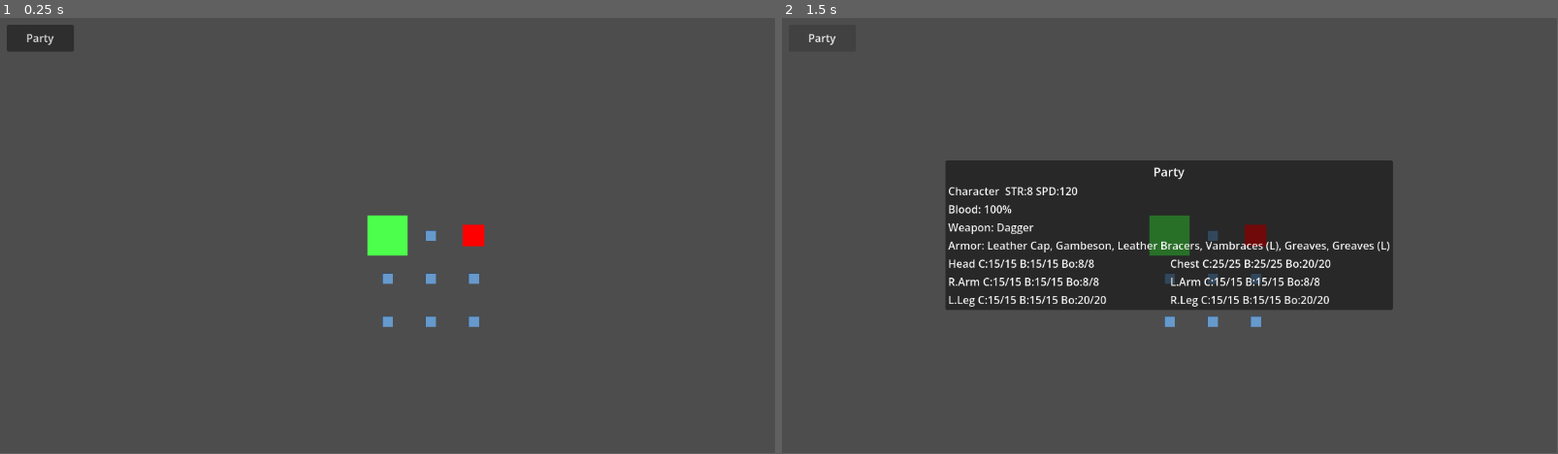
Above: before the commit, frames 1-2 (left to right).
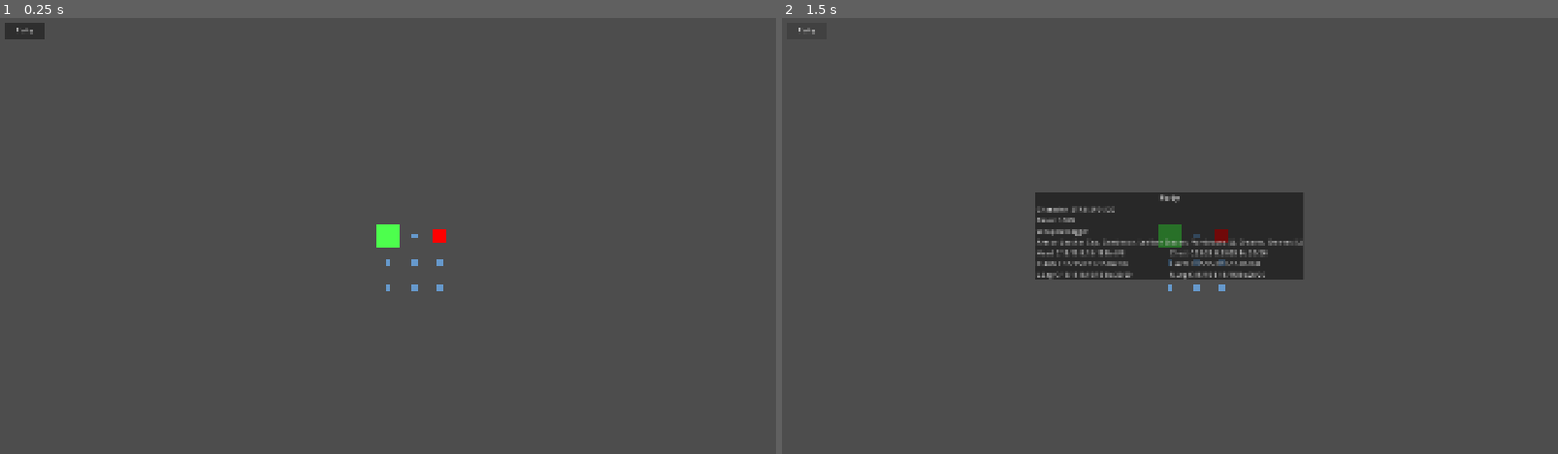
Above: after the commit, the same moments.

Repository: Evernight27/FallenPaths
Game: Godot game, scene res://main.tscn
Same seed, same stepped clock (60 frames per second), same inputs: the game is played once before the commit and once after it.
Inputs:
- Up to frame 1 (0.25 s): no input
- Up to frame 2 (1.5 s): click "Party" at 0.5 s; tap Enter at 1.25 s; hold D from 1.28 s (still down)
In our replay, the window is 799x449 before the commit and 800x450 after it. These sizes can differ from the game's own. Grey fills any space a smaller window leaves; there, only what the larger window draws over its background counts as a difference.

The runs differ from the first frame. In frame 1, 1.3% of the frame differs, in the area x 0-63%, y 1-71%; in frame 2, 14%, in the area x 2-79%, y 2-71%.

Commit message:
added scaling for laptop

Diff:
--- a/character.gd
+++ b/character.gd
@@ -60,6 +60,9 @@
 
 func is_dead() -> bool:
 	return _combat_body.is_dead() if _combat_body else true
+
+func get_death_reason() -> String:
+	return _combat_body.get_death_reason() if _combat_body else "no_combat_body"
 
 func take_damage(amount: int, part: String, damage_type: String = "BLUNT", penetration_sharp: float = -1.0, penetration_blunt: float = -1.0) -> Dictionary:
 	if _combat_body:
--- a/core/CoreEntity.gd
+++ b/core/CoreEntity.gd
@@ -199,6 +199,19 @@
 		if body_cutting.get(part, 0) <= 0 or body_blunt.get(part, 0) <= 0:
 			return true
 	return false
+
+# Returns a short string describing why this entity is dead (for combat/debug logging). Call only when is_dead() is true.
+func get_death_reason() -> String:
+	if blood_volume <= _Bleeding.BLOOD_LOSS_DEATH_THRESHOLD:
+		return "blood_loss (volume=%.1f <= threshold %.1f)" % [blood_volume, _Bleeding.BLOOD_LOSS_DEATH_THRESHOLD]
+	for part in _get_vital_parts():
+		if _is_part_destroyed(part):
+			return "vital_part_destroyed (%s severed/crushed)" % part
+		var cut: int = body_cutting.get(part, 0)
+		var blunt: int = body_blunt.get(part, 0)
+		if cut <= 0 or blunt <= 0:
+			return "vital_part_zero (%s cut=%d blunt=%d)" % [part, cut, blunt]
+	return "unknown"
 
 # Optional penetration (mm RHA sharp, MPa blunt). If < 0, defaults are used when armor is present.
 # Damage above BONE_DAMAGE_THRESHOLD splits: fraction to bone (fracture/break); rest to tissue. Severance when tissue 0 and bone 0.
@@ -261,9 +274,12 @@
 		if blunt_pre_val > 0.0:
 			var result_blunt: Dictionary = armor_var.apply_damage(blunt_pre_val, DAMAGE_TYPE_BLUNT, 0.0, pen_b)
 			final_blunt += maxf(0.0, result_blunt.get("damage", 0.0))
+		print("[Damage apply] %s %s: armor on | pre cut=%.1f blunt=%.1f pen_s=%.2f pen_b=%.2f => post cut=%.1f blunt=%.1f" % [name, part, cut_pre_val, blunt_pre_val, pen_s, pen_b, final_cut, final_blunt])
 	else:
 		final_cut = cut_pre_val
 		final_blunt = blunt_pre_val
+		if cut_pre_val > 0.0 or blunt_pre_val > 0.0:
+			print("[Damage apply] %s %s: no armor | pre cut=%.1f blunt=%.1f => tissue cut=%.1f blunt=%.1f" % [name, part, cut_pre_val, blunt_pre_val, final_cut, final_blunt])
 
 	var total_final: float = final_cut + final_blunt
 	if total_final <= 0.0:
@@ -288,6 +304,7 @@
 	if total_final > 0.0:
 		to_cut = int(roundf(total_tissue * (final_cut / total_final)))
 		to_blunt = maxi(0, to_tissue_total - to_cut)
+	print("[Damage apply] %s %s (%s): bone threshold=%d fraction=%.2f => to_bone=%d to_tissue=%d (cut=%d blunt=%d)" % [name, part, sub_region, bone_threshold, bone_fraction, to_bone, to_tissue_total, to_cut, to_blunt])
 	body_cutting[part] = max(0, body_cutting[part] - to_cut)
 	body_blunt[part] = max(0, body_blunt[part] - to_blunt)
 	bone_health[part] = max(0, bone_health[part] - to_bone)
--- a/main.gd
+++ b/main.gd
@@ -10,6 +10,13 @@
 	return Vector2i(floor((pos.x - 32) / 64.0), floor((pos.y - 32) / 64.0))
 
 func _ready():
+	# Match FallenFramework: fill screen — maximized window + stretch to viewport
+	var main_window = get_tree().root
+	main_window.content_scale_size = Vector2i(1920, 1080)
+	main_window.content_scale_mode = Window.CONTENT_SCALE_MODE_CANVAS_ITEMS
+	main_window.content_scale_aspect = Window.CONTENT_SCALE_ASPECT_EXPAND
+	main_window.mode = Window.MODE_MAXIMIZED
+
 	# Generate tile texture if it doesn't exist
 	_generate_tile_texture_if_needed()
 
--- a/project.godot
+++ b/project.godot
@@ -8,9 +8,21 @@
 
 config_version=5
 
+[display]
+
+window/size/viewport_width=1920
+window/size/viewport_height=1080
+window/size/mode=2
+window/stretch/mode="canvas_items"
+window/stretch/aspect="expand"
+
+[animation]
+
+compatibility/default_parent_skeleton_in_mesh_instance_3d=true
+
 [application]
 
 config/name="FallenPaths"
 run/main_scene="res://main.tscn"
-config/features=PackedStringArray("4.5", "Forward Plus")
+config/features=PackedStringArray("4.6", "Forward Plus")
 config/icon="res://icon.svg"
--- a/ui/CombatManager.gd
+++ b/ui/CombatManager.gd
@@ -171,6 +171,10 @@
 			continue
 		if c.node.has_method("is_dead") and c.node.is_dead():
 			c.alive = false
+			var death_reason: String = ""
+			if c.node.has_method("get_death_reason"):
+				death_reason = c.node.get_death_reason()
+			print("[Combat] DEATH (tick): %s — %s" % [c.node.name if c.node else "id:%d" % c.id, death_reason])
 			emit_signal("action_resolved", c.id, -1, {"dmg": 0, "died": true, "part": "", "damage_type": "", "outcome": "bled_out", "health_before": 0, "health_after": 0, "final_cut": 0, "final_blunt": 0})
 			emit_signal("combat_ended", _check_for_winner(), c.node)
 			stop()
@@ -351,6 +355,10 @@
 		var arm_mod: float = 1.0
 		if atk.node.has_method("get_attack_damage_modifier"):
 			arm_mod = atk.node.get_attack_damage_modifier()
+		# --- Damage equation (medical/physics debugging) ---
+		var v_m_s: float = WeaponDamageHelper.get_effective_velocity_m_s(weapon, attack_instance)
+		var ke_j: float = WeaponDamageHelper.compute_kinetic_energy_j(weapon, attack_instance)
+		var mass_kg: float = float(weapon.mass) if (weapon.get("mass") is float or weapon.get("mass") is int) else WeaponConstants.BASELINE_MASS_KG
 		pre_armor = WeaponDamageHelper.compute_pre_armor_damage(weapon, attack_instance, atk.stats.strength, arm_mod)
 		var cut_ratio: float = WeaponDamageHelper.get_cut_ratio(weapon, attack_type, archetype)
 		pre_cut = pre_armor * cut_ratio
@@ -359,6 +367,8 @@
 		var pen_blunt_dict: Dictionary = WeaponDamageHelper.compute_penetration(weapon, attack_instance, DAMAGE_TYPE_BLUNT)
 		pen_sharp = pen_sharp_dict.get("penetration_sharp", -1.0)
 		pen_blunt = pen_blunt_dict.get("penetration_blunt", -1.0)
+		var str_mod: float = maxf(0.1, float(atk.stats.strength) / 10.0)
+		print("[Damage equation] %s -> %s | v=%.2f m/s, mass=%.2f kg, KE=%.1f J | strength_mod=%.2f arm_mod=%.2f cut_ratio=%.2f => pre_armor=%.1f (cut=%.1f blunt=%.1f) | pen_sharp=%.2f mm RHA pen_blunt=%.2f MPa" % [atk_name, tgt_name, v_m_s, mass_kg, ke_j, str_mod, arm_mod, cut_ratio, pre_armor, pre_cut, pre_blunt, pen_sharp, pen_blunt])
 	else:
 		var mod: float = 1.0
 		if atk.node != null and atk.node.has_method("get_attack_damage_modifier"):
@@ -396,7 +406,8 @@
 
 	var health_after_cut: int = tgt.node.body_cutting.get(part, 0)
 	var health_after_blunt: int = tgt.node.body_blunt.get(part, 0)
-	print("[Combat] %s (%s) -> %s (%s) %s: cut %d blunt %d | cut %d->%d blunt %d->%d [%s]" % [atk_name, atk.side, tgt_name, tgt.side, part, final_cut, final_blunt, health_before_cut, health_after_cut, health_before_blunt, health_after_blunt, outcome])
+	var part_max: int = tgt.node.body_max.get(part, 0)
+	print("[Combat] %s (%s) -> %s (%s) %s: applied cut %d blunt %d (total %d) | part %s: cut %d->%d blunt %d->%d (max %d) [%s]" % [atk_name, atk.side, tgt_name, tgt.side, part, final_cut, final_blunt, actual_dmg, part, health_before_cut, health_after_cut, health_before_blunt, health_after_blunt, part_max, outcome])
 
 	var result_dict := {"dmg": actual_dmg, "died": false, "part": part, "damage_type": "SPLIT", "health_before_cut": healt …(209 unchanged characters)…
 	# Legacy keys for UI that expects single pool
@@ -405,6 +416,10 @@
 	if tgt.node.has_method("is_dead") and tgt.node.is_dead():
 		tgt.alive = false
 		result_dict.died = true
+		var death_reason: String = ""
+		if tgt.node.has_method("get_death_reason"):
+			death_reason = tgt.node.get_death_reason()
+		print("[Combat] DEATH: %s — %s" % [tgt_name, death_reason])
 		emit_signal("action_resolved", attacker_id, target_id, result_dict)
 		emit_signal("combat_ended", _check_for_winner(), tgt.node)
 		stop()
